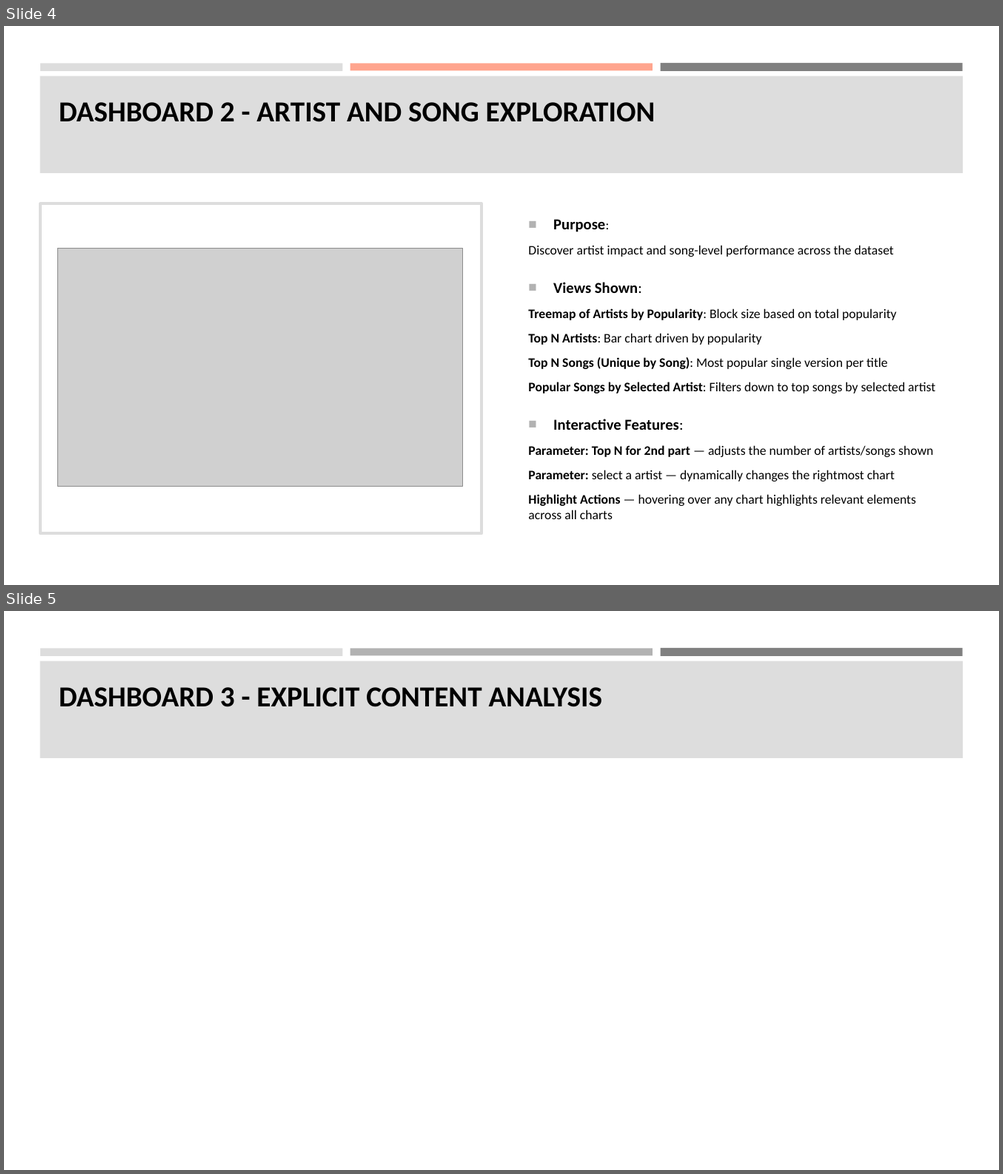
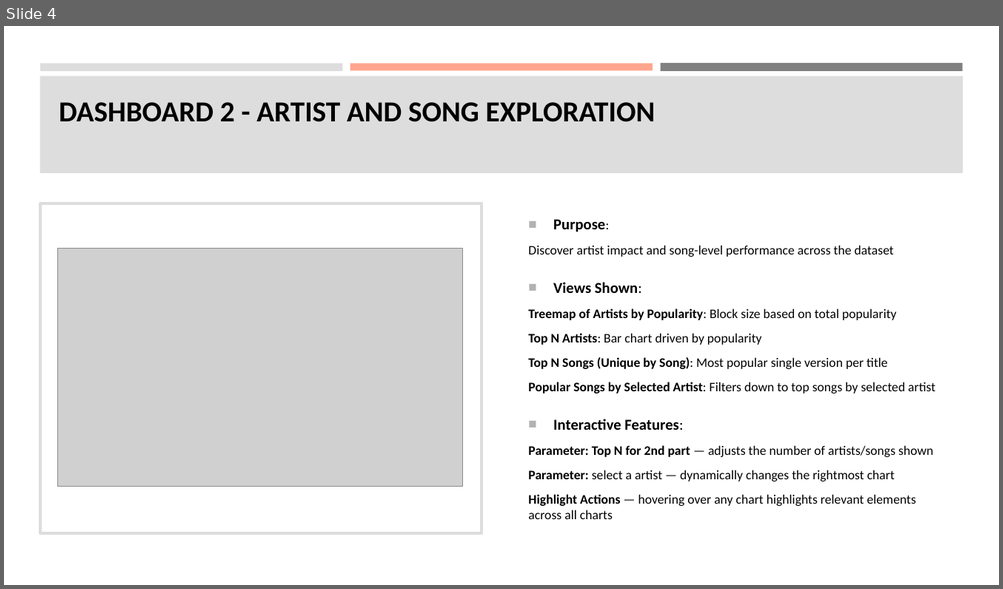
Before and after one commit to YingshenYe/Data-visualization, a slide deck: Visualizing Song Popularity From Spotify.pptx. Shown one above the other, each under a label of ours: slides 4 and 5 before the commit, slide 4 after it. The pictures are 1003x1174 and 1003x589 pixels, drawn with LibreOffice and Linux fonts; fonts in the diff are those of the drawing; grey boxes stand for pictures. Boxes give left, top, right and bottom in pixels: in the first picture for what was removed or moved away, otherwise in the second. Text is boxed around its words. In the diff, an @@ line names an element or a change of style, - is before the commit and + after.

```diff
--- a/Visualizing Song Popularity From Spotify.pptx
+++ b/Visualizing Song Popularity From Spotify.pptx
@@ slide 5 removed at <box>4,611,999,1170</box>, background #FFFFFF; not listed: 3 template elements that a slide beside it also shows @@
@@ rectangle removed at <box>350,648,652,655</box> @@
@@ title removed at <box>59,687,602,707</box> @@
-DASHBOARD 3 - EXPLICIT CONTENT ANALYSIS
```
Also in this commit, not shown: 3 slides changed.
